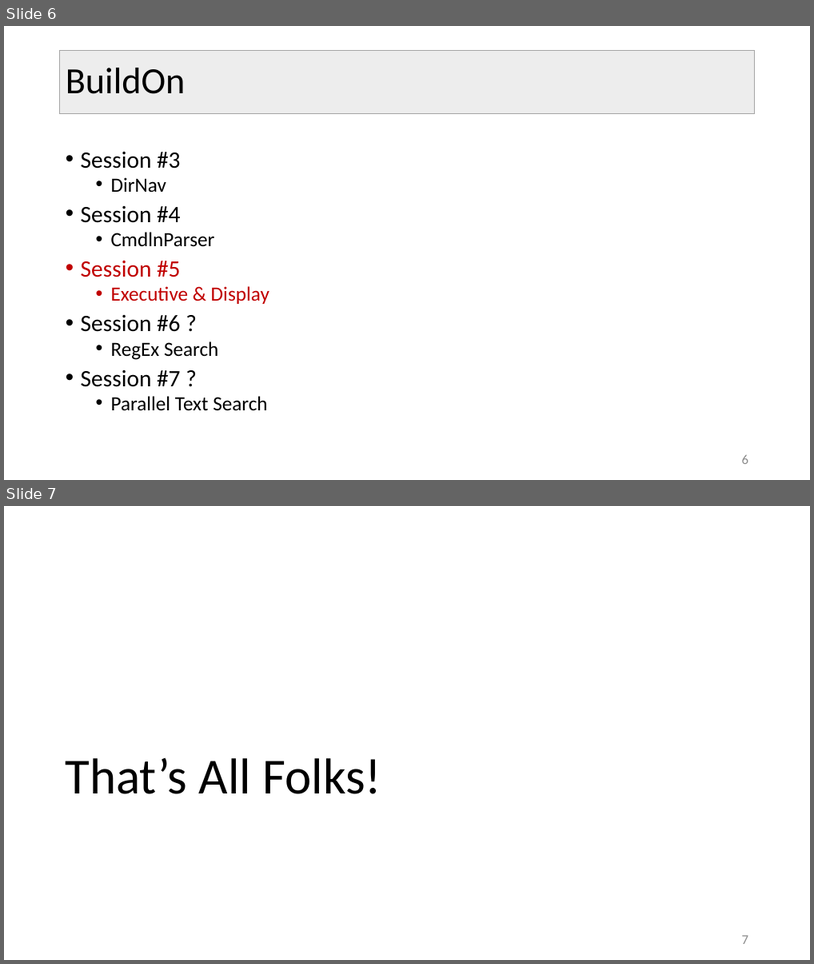
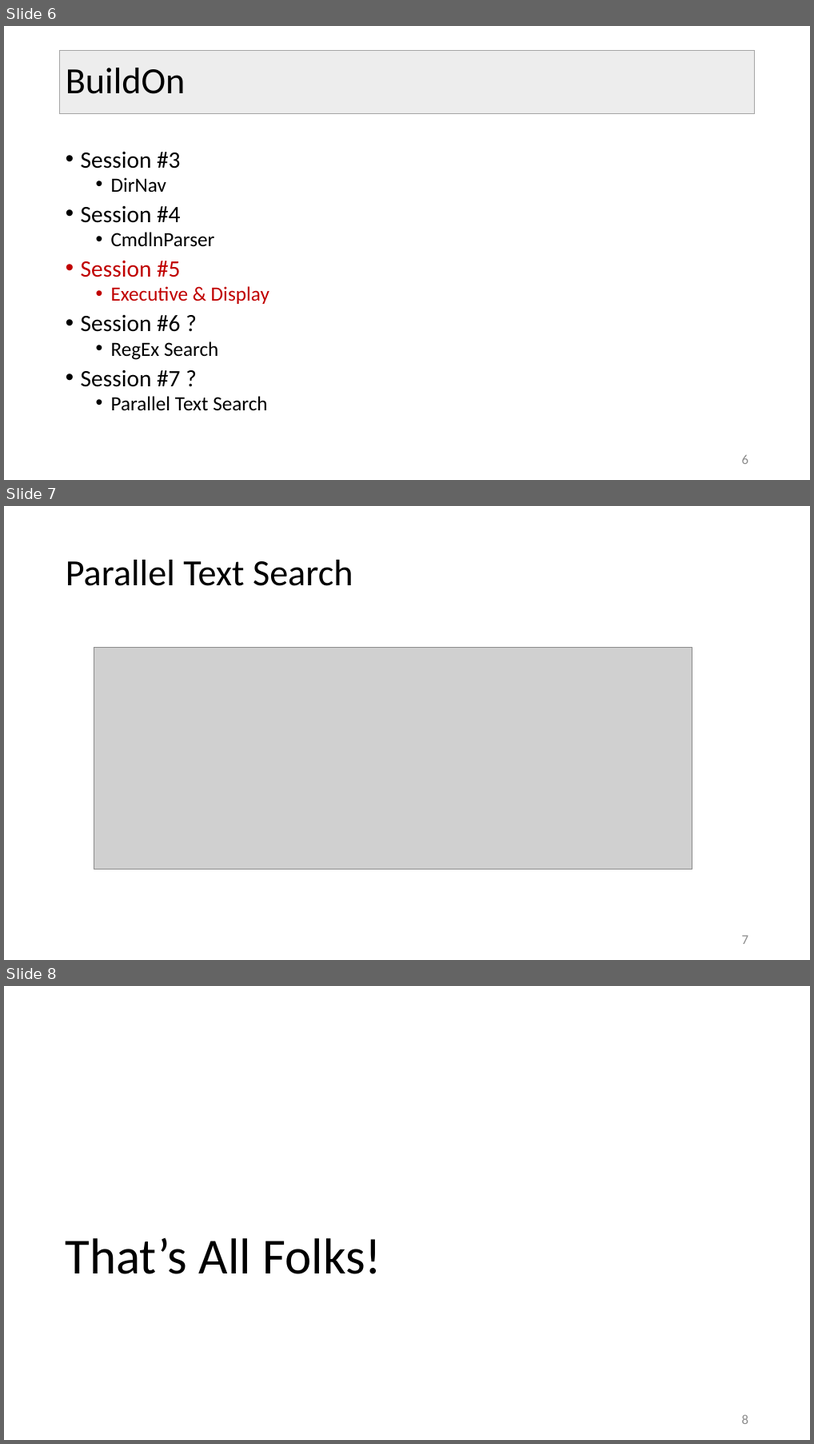
Before and after one commit to JimFawcett/JimFawcett.github.io, a slide deck: Resources/Build-On-5.pptx. Shown one above the other, each under a label of ours: slides 6 and 7 before the commit, slides 6, 7 and 8 after it. The pictures are 814x964 and 814x1444 pixels, drawn with LibreOffice and Linux fonts; fonts in the diff are those of the drawing; grey boxes stand for pictures. Boxes give left, top, right and bottom in pixels: in the first picture for what was removed or moved away, otherwise in the second. Text is boxed around its words. In the diff, an @@ line names an element or a change of style, - is before the commit and + after.

Commit message:
added parallel textsearch diagram

```diff
--- a/Resources/Build-On-5.pptx
+++ b/Resources/Build-On-5.pptx
@@ slide 7 added at box(4, 506, 810, 960), background #FFFFFF @@
@@ title added at box(66, 560, 353, 586), 44 pt, text #000000 @@
+Parallel Text Search
@@ picture added at box(94, 648, 693, 869) @@
@@ page number added at box(742, 935, 749, 944), 16 pt, text #8C8C8C @@
+7
@@ what was slide 7 is now slide 8 @@
@@ page number at box(742, 1414, 749, 1424): text changed @@
-7
+8
```
Also in this commit, not shown: 3 other files.
